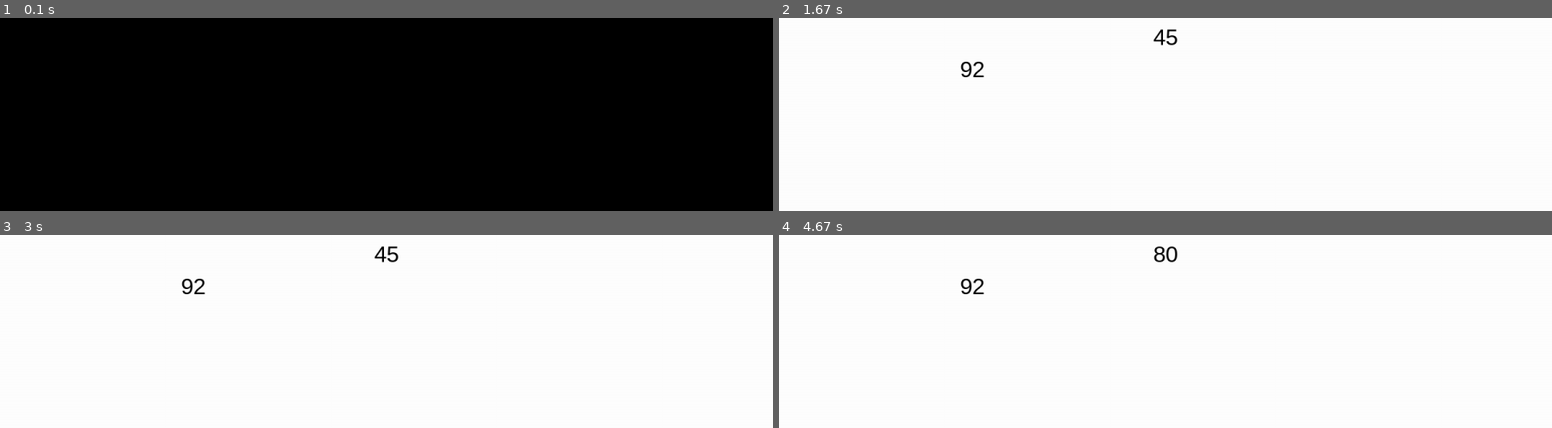
Above: before the commit, frames 1-4 (two rows, left to right).
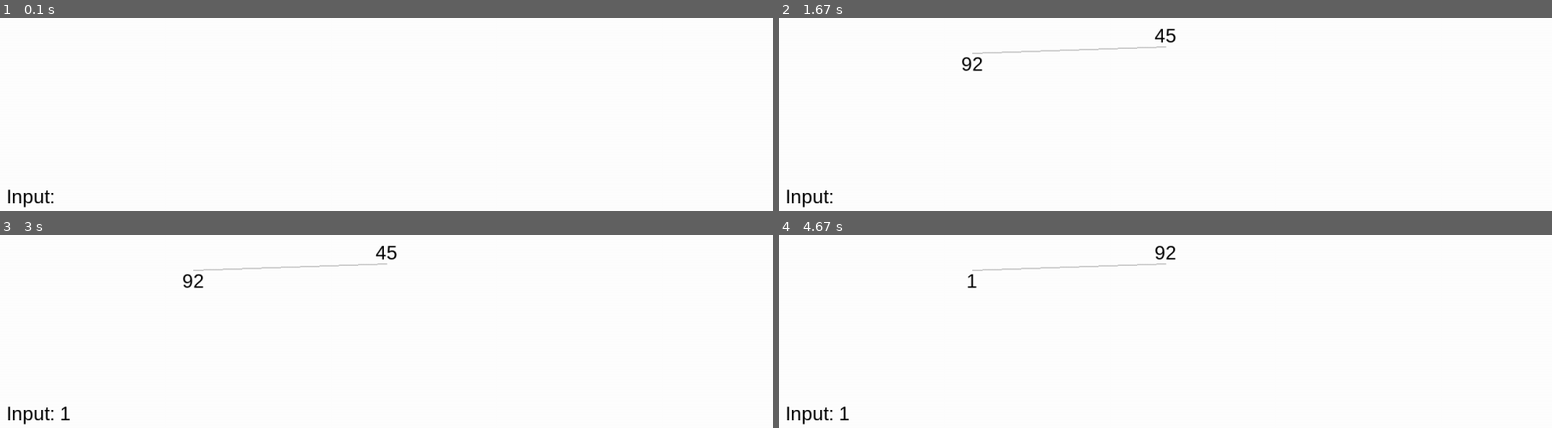
Above: after the commit, the same moments.

Repository: adent11/PythonSandbox
Game: pygame game, started from binaryHeapVisualization.py
Two runs of this game, one before a commit and one after it. Both use one fixed random seed, a clock stepped at 60 frames per second and the inputs below.
Inputs:
- Up to frame 1 (0.1 s): no input
- Up to frame 2 (1.67 s): tap I at 0.33, 1.17 s
- Up to frame 3 (3 s): tap 1 at 2.73 s
- Up to frame 4 (4.67 s): hold P 3.67-4.62 s; tap I at 3.73 s; tap 0 at 3.82 s; tap Enter at 4.65 s

The runs differ from the first frame. In frame 1, 100% of the frame differs, in the area x 0-100%, y 0-100%; in frame 2, 0.7%; in frame 3, 0.8%; in frame 4, 0.8%.

Commit message:
Bring github up to date with replit

Diff:
--- /dev/null
+++ b/GOLClass.py
@@ -0,0 +1,32 @@
+class lifeGrid:
+    def __init__(self):
+        self.curGenCells = {}
+        self.nextGenCells = {}
+        self.cellNeighborCount = {}
+        self.neighborDeltas = [(dX, dY) for dX in range(-1, 2) for dY in range(-1, 2) if dX != 0 or dY != 0]
+
+    def addCell(self, cellX, cellY):
+        self.curGenCells[(cellX, cellY)] = True
+
+    def isAlive(self, x, y):
+        return (x, y) in self.curGenCells
+
+    def clear(self):
+        self.curGenCells = {}
+
+    def generate(self):
+        self.cellNeighborCount = {}
+        self.nextGenCells = {}
+        for cell in self.curGenCells:
+            for neighborDelta in self.neighborDeltas:
+                neighbor = (cell[0] + neighborDelta[0], cell[1] + neighborDelta[1])
+                if neighbor in self.cellNeighborCount:
+                    self.cellNeighborCount[neighbor] = self.cellNeighborCount[neighbor] + 1
+                else:
+                    self.cellNeighborCount[neighbor] = 1
+        for cell in self.cellNeighborCount:
+            if self.cellNeighborCount[cell] == 3:
+                self.nextGenCells[cell] = True
+            elif self.cellNeighborCount[cell] == 2 and cell in self.curGenCells:
+                self.nextGenCells[cell] = True
+        self.curGenCells = self.nextGenCells
--- a/binaryHeapVisualization.py
+++ b/binaryHeapVisualization.py
@@ -1,12 +1,81 @@
 from customDataTypes import MinHeap
-import random, os, pygame
+import random, pygame
 
 WIDTH, HEIGHT = 1200, 300
 WIN = pygame.display.set_mode((WIDTH, HEIGHT))
 pygame.display.set_caption("Binary Heap Visualization")
 clock = pygame.time.Clock()  # Starts a clock
 pygame.font.init() # Initializes pygame font module
-MYFONT = pygame.font.SysFont('Microsoftsansserif', 35) # Creates font object
+MYFONT = pygame.font.SysFont('Microsoftsansserif', 30) # Creates font object
+DRAW_DELAY = 400
+
+class VisualizedMinHeap(MinHeap):
+    def upheap(self, gen, idx):
+        parGen = gen - 1
+        parIdx = idx//2
+        if gen != 0 and self.heap[gen][idx][1] < self.heap[parGen][parIdx][1]:
+            self.swap(gen, idx, parGen, parIdx)
+            self.draw()
+            self.upheap(parGen, parIdx)
+
+    def downheap(self, gen, idx):
+        cGen = gen + 1
+        c1Idx = idx * 2
+        c2Idx = idx * 2 + 1
+        hasChild = self.exists(cGen, c1Idx) or self.exists(cGen, c2Idx)
+        if not self.exists(cGen, c2Idx):
+            minCIdx = c1Idx
+        elif self.heap[cGen][c1Idx][1] < self.heap[cGen][c2Idx][1]:
+            minCIdx = c1Idx
+        else:
+            minCIdx = c2Idx
+
+        if hasChild:
+            if self.heap[cGen][minCIdx][1] < self.heap[gen][idx][1]:
+                self.swap(gen, idx, cGen, minCIdx)
+                self.draw()
+                self.downheap(cGen, minCIdx)
+
+    def insert(self, data, priority):
+        if self.isEmpty(): # Inserts at root if heap is empty
+            self.heap = [[(data, priority)]]
+        elif len(self.heap) > 1 and len(self.heap[len(self.heap)-1]) < 2*len(self.heap[len(self.heap)-2]): # Inserts in the last generation if it is empty
+            self.heap[len(self.heap)-1].append((data, priority))
+        else: # Creates a new generation if the last is full
+            self.heap.append([(data, priority)])
+        self.draw()
+        self.upheap(len(self.heap)-1, len(self.heap[len(self.heap)-1])-1)
+
+    def popMin(self):
+        if self.isEmpty():
+            return None
+        if len(self.heap) == 1:
+            return self.heap[0].pop()[0]
+        poppedData = self.heap[0][0][0] # The first value (data) of the first node in the first generation (the root)
+        replacement = self.heap[len(self.heap)-1].pop() # Removes last node in the last generation
+        self.heap[0][0] = replacement # Replaces the root with the node removed from the end
+        if len(self.heap[len(self.heap)-1]) == 0:
+            self.heap.pop() # If the last generation is empty, it gets deleted
+        self.draw()
+        self.downheap(0, 0) # Ensures that the heap remains properly ordered by moving the new root to its correct place
+        return poppedData
+
+    def draw(self):
+        pygame.draw.rect(WIN, (255, 255, 255), pygame.Rect(0, 0, WIDTH, HEIGHT-IN_BOX_H))
+        GEN_GAP = 10
+        for genIdx, genNodes in enumerate(self.heap):
+            genLen = 2**genIdx
+            for nodeIdx, node in enumerate(genNodes):
+                nodeTxt = MYFONT.render(str(node[1]), 1, (0, 0, 0))
+                nodeX = (2 * nodeIdx + 1) * WIDTH / (genLen*2)
+                nodeY = genIdx * (nodeTxt.get_height() + GEN_GAP) + GEN_GAP
+                WIN.blit(nodeTxt, (nodeX - nodeTxt.get_width() / 2, nodeY))
+                if genIdx != 0:
+                    parentX =(2 * (nodeIdx//2) + 1) * WIDTH / ((genLen/2) * 2)
+                    parentY = (genIdx-1) * (nodeTxt.get_height() + GEN_GAP) + GEN_GAP + nodeTxt.get_height()
+                    pygame.draw.line(WIN, (200, 200, 200), (nodeX, nodeY), (parentX, parentY), width = 2)
+        pygame.display.update()
+        waitFor(pygame.time.get_ticks() + DRAW_DELAY)
 
 def waitFor(t):
     while pygame.time.get_ticks() < t:
@@ -19,21 +88,22 @@
                 pygame.quit()
                 exit()
 
-
-GEN_GAP = 10
-def drawHeap(heap):
-    WIN.fill((255, 255, 255))
-    for genIdx, genNodes in enumerate(heap):
-        genLen = 2**genIdx
-        for nodeIdx, node in enumerate(genNodes):
-            nodeTxt = MYFONT.render(str(node[1]), 1, (0, 0, 0))
-            nodeX = (2*nodeIdx+1)*WIDTH/(genLen*2)-nodeTxt.get_width()/2
-            nodeY = genIdx*(nodeTxt.get_height() + GEN_GAP)+GEN_GAP
-            WIN.blit(nodeTxt, (nodeX, nodeY))
+IN_BOX_W = 175
+IN_BOX_H = 50
+TEXT_X = 10
+TEXT_Y = HEIGHT - IN_BOX_H + 10
+def drawInputBox():
+    pygame.draw.rect(WIN, (255, 255, 255), pygame.Rect(0, HEIGHT-IN_BOX_H, IN_BOX_W, IN_BOX_H))
+    inpTxt = MYFONT.render(f"Input: {inputField}", 1, (0, 0, 0))
+    WIN.blit(inpTxt, (TEXT_X, TEXT_Y))
     pygame.display.update()
 
-tHQ = MinHeap()
-
+tHQ = VisualizedMinHeap()
+inputField = ''
+MAX_IN_LEN = 2
+WIN.fill((255, 255, 255))
+pygame.display.update()
+drawInputBox()
 while True:
     keys_pressed = pygame.key.get_pressed()  # Gets the keys pressed
     if keys_pressed[pygame.K_ESCAPE]:  # Quits if the escape key is pressed
@@ -46,7 +116,48 @@
         if event.type == pygame.KEYDOWN:
             if event.key == pygame.K_i:
                 tHQ.insert('', random.randrange(100))
-                drawHeap(tHQ.heap)
+                tHQ.draw()
             if event.key == pygame.K_p:
-                tHQ.dequeue()
-                drawHeap(tHQ.heap)
+                tHQ.popMin()
+                tHQ.draw()
+            if event.key == pygame.K_0 and len(inputField) < MAX_IN_LEN:
+                inputField = inputField + '0'
+                drawInputBox()
+            if event.key == pygame.K_1 and len(inputField) < MAX_IN_LEN:
+                inputField = inputField + '1'
+                drawInputBox()
+            if event.key == pygame.K_2 and len(inputField) < MAX_IN_LEN:
+                inputField = inputField + '2'
+                drawInputBox()
+            if event.key == pygame.K_3 and len(inputField) < MAX_IN_LEN:
+                inputField = inputField + '3'
+                drawInputBox()
+            if event.key == pygame.K_4 and len(inputField) < MAX_IN_LEN:
+                inputField = inputField + '4'
+                drawInputBox()
+            if event.key == pygame.K_5 and len(inputField) < MAX_IN_LEN:
+                inputField = inputField + '5'
+                drawInputBox()
+            if event.key == pygame.K_6 and len(inputField) < MAX_IN_LEN:
+                inputField = inputField + '6'
+                drawInputBox()
+            if event.key == pygame.K_7 and len(inputField) < MAX_IN_LEN:
+                inputField = inputField + '7'
+                drawInputBox()
+            if event.key == pygame.K_8 and len(inputField) < MAX_IN_LEN:
+                inputField = inputField + '8'
+                drawInputBox()
+            if event.key == pygame.K_9 and len(inputField) < MAX_IN_LEN:
+                inputField = inputField + '9'
+                drawInputBox()
+            if event.key ==  pygame.K_RETURN and len(tHQ.heap[-1]) < 32 and inputField != '':
+                tHQ.insert('', int(inputField))
+                inputField = ''
+                drawInputBox()
+            if event.key == pygame.K_DELETE or event.key == pygame.K_BACKSPACE:
+                if inputField != '':
+                    inputField = inputField[:-1]
+                    drawInputBox()
+            if event.key == pygame.K_u:
+                tHQ.draw()
+                drawInputBox()
--- a/customDataTypes.py
+++ b/customDataTypes.py
@@ -42,13 +42,13 @@
     def insert(self, value, priority):
         self.items.append((value, priority))
 
-    def popHighest(self):
+    def popMax(self):
         maxPriority = max([self.items[i][1] for i in range(len(self.items))])
         for i in range(len(self.items)):
             if self.items[i][1] == maxPriority:
                 return self.items.pop(i)[0]
 
-    def popLowest(self):
+    def popMin(self):
         minPriority = min([self.items[i][1] for i in range(len(self.items))])
         for i in range(len(self.items)):
             if self.items[i][1] == minPriority:
@@ -84,7 +84,6 @@
     def upheap(self, gen, idx):
         parGen = gen - 1
         parIdx = idx//2
-        #self.print()
         if gen != 0 and self.heap[gen][idx][1] < self.heap[parGen][parIdx][1]:
             self.swap(gen, idx, parGen, parIdx)
             self.upheap(parGen, parIdx)
@@ -103,11 +102,8 @@
 
         if hasChild:
             if self.heap[cGen][minCIdx][1] < self.heap[gen][idx][1]:
-                #print(f"Parent: {self.heap[gen][idx][1]} swapped with Child: {self.heap[cGen][minCIdx][1]}")
                 self.swap(gen, idx, cGen, minCIdx)
                 self.downheap(cGen, minCIdx)
-        #self.print()
-
 
     def insert(self, data, priority):
         if self.isEmpty(): # Inserts at root if heap is empty
@@ -118,23 +114,23 @@
             self.heap.append([(data, priority)])
         self.upheap(len(self.heap)-1, len(self.heap[len(self.heap)-1])-1)
 
-    def dequeue(self):
+    def popMin(self):
         if self.isEmpty():
             return None
         if len(self.heap) == 1:
             return self.heap[0].pop()[0]
-        poppedData = self.heap[0][0][0] # The first value (data) of the first node in the first generation (the root)
+        rootData = self.heap[0][0][0] # The first value (data) of the first node in the first generation (the root)
         replacement = self.heap[len(self.heap)-1].pop() # Removes last node in the last generation
         self.heap[0][0] = replacement # Replaces the root with the node removed from the end
         if len(self.heap[len(self.heap)-1]) == 0:
             self.heap.pop() # If the last generation is empty, it gets deleted
         self.downheap(0, 0) # Ensures that the heap remains properly ordered by moving the new root to its correct place
-        return poppedData
+        return rootData
 
     def print(self):
-        for gen, pop in enumerate(self.heap):
-            tempPop = pop[:]
-            while len(tempPop) < 2**gen:
-                tempPop.append(('     '))
-            print(str(tempPop).center(os.get_terminal_size().columns))
+        for genIdx, gen in enumerate(self.heap):
+            tempGen = gen[:]
+            while len(gen) < 2**gen:
+                tempGen.append(('     '))
+            print(str(tempGen).center(os.get_terminal_size().columns))
         print()
--- /dev/null
+++ b/gameOfLife.py
@@ -0,0 +1,107 @@
+import pygame
+from GOLClass import lifeGrid
+
+WIDTH, HEIGHT = 1600, 600
+squareSize = 10
+firstSquarePos = (-1, -1)
+WIN = pygame.display.set_mode((WIDTH, HEIGHT))
+clock = pygame.time.Clock()  # Starts a clock
+grid = lifeGrid()
+frameLength = 200
+playing = False
+
+def waitFor(t):
+    while pygame.time.get_ticks() < t:
+        keys_pressed = pygame.key.get_pressed()  # Gets the keys pressed
+        if keys_pressed[pygame.K_ESCAPE]:  # Quits if the escape key is pressed
+            pygame.quit()
+            exit()
+        for event in pygame.event.get():  # Quits if window is closed
+            if event.type == pygame.QUIT:
+                pygame.quit()
+                exit()
+
+def drawGrid(updateScreen = False):
+    curX, curY = (firstSquarePos[0]%squareSize, firstSquarePos[1]%squareSize)
+    while curX < WIDTH:
+        pygame.draw.line(WIN, (100, 100, 100), (curX, 0), (curX, HEIGHT), width = 1)
+        curX = curX + squareSize
+    while curY < HEIGHT:
+        pygame.draw.line(WIN, (100, 100, 100), (0, curY), (WIDTH, curY), width = 1)
+        curY = curY + squareSize
+    pygame.draw.rect(WIN,(255, 0, 0),(firstSquarePos[0]+1,firstSquarePos[1]+1,squareSize-1, squareSize-1))
+
+CELL_COLOR = (0, 0, 0)
+def drawLiveCells():
+    xOffset = firstSquarePos[0] % squareSize
+    yOffset = firstSquarePos[1] % squareSize
+    firstCellX = firstSquarePos[0] // squareSize * -1
+    firstCellY = firstSquarePos[1] // squareSize * -1
+    curCellY = firstCellY
+    row = 0
+    while row*squareSize < HEIGHT:
+        col = 0
+        curCellX = firstCellX
+        while col*squareSize < WIDTH:
+            if grid.isAlive(curCellX, curCellY):
+                pygame.draw.rect(WIN,CELL_COLOR,(col*squareSize + xOffset, row*squareSize + yOffset,squareSize, squareSize))
+            col = col + 1
+            curCellX = curCellX + 1
+        row = row + 1
+        curCellY = curCellY + 1
+
+
+def resizeSquare(newSize):
+    global squareSize, firstSquarePos
+    mouseX, mouseY = pygame.mouse.get_pos()
+    sizeRatio = newSize/squareSize
+    toMouseX, toMouseY = mouseX - firstSquarePos[0], mouseY - firstSquarePos[1]
+    firstSquarePos = (mouseX - toMouseX*sizeRatio, mouseY - toMouseY*sizeRatio)
+    squareSize = newSize
+
+
+nextFrameTime = pygame.time.get_ticks() + frameLength
+while True:
+    WIN.fill((255,255,255))
+    drawLiveCells()
+    drawGrid()
+    pygame.display.update()
+    if playing and pygame.time.get_ticks() > nextFrameTime:
+        grid.generate()
+        nextFrameTime = nextFrameTime + frameLength
+    for event in pygame.event.get():  # Quits if window is closed
+        if event.type == pygame.QUIT:
+            pygame.quit()
+            exit()
+        if event.type == pygame.MOUSEBUTTONDOWN:
+            lastMousePos = pygame.mouse.get_pos()
+        if event.type == pygame.MOUSEWHEEL:
+            if event.y == 1:
+                if squareSize < 300000:
+                    resizeSquare(squareSize + 1)
+            elif event.y == -1:
+                if squareSize > 5:
+                    resizeSquare(squareSize - 1)
+        if event.type == pygame.KEYDOWN:
+            if event.key == pygame.K_p:
+                playing = not playing
+                nextFrameTime = pygame.time.get_ticks()
+            if event.key == pygame.K_0:
+                firstSquarePos = (-1, -1)
+    keys_pressed = pygame.key.get_pressed()  # Gets the keys pressed
+    if pygame.mouse.get_pressed()[0]:
+        mousePos = pygame.mouse.get_pos()
+        mousePosDif = tuple((mousePos[i]-lastMousePos[i] for i in range(2)))
+        firstSquarePos = tuple(((firstSquarePos[i] + mousePosDif[i]) for i in range(2)))
+        lastMousePos = mousePos
+    if keys_pressed[pygame.K_ESCAPE]:  # Quits if the escape key is pressed
+        pygame.quit()
+        exit()
+    if keys_pressed[pygame.K_i]:
+        mousePos = pygame.mouse.get_pos()
+        cell = ((-1*firstSquarePos[0] + mousePos[0])//squareSize, (-1*firstSquarePos[1] + mousePos[1])//squareSize)
+        if not grid.isAlive(cell[0], cell[1]):
+            grid.addCell(cell[0], cell[1])
+            print(cell)
+    if keys_pressed[pygame.K_c]:
+        grid.clear()
--- /dev/null
+++ b/numpyTesting.py
@@ -0,0 +1,4 @@
+import numpy as np, math
+
+a = np.ones(10, np.int64)
+n = math.nan
Empty file removed: test.py
